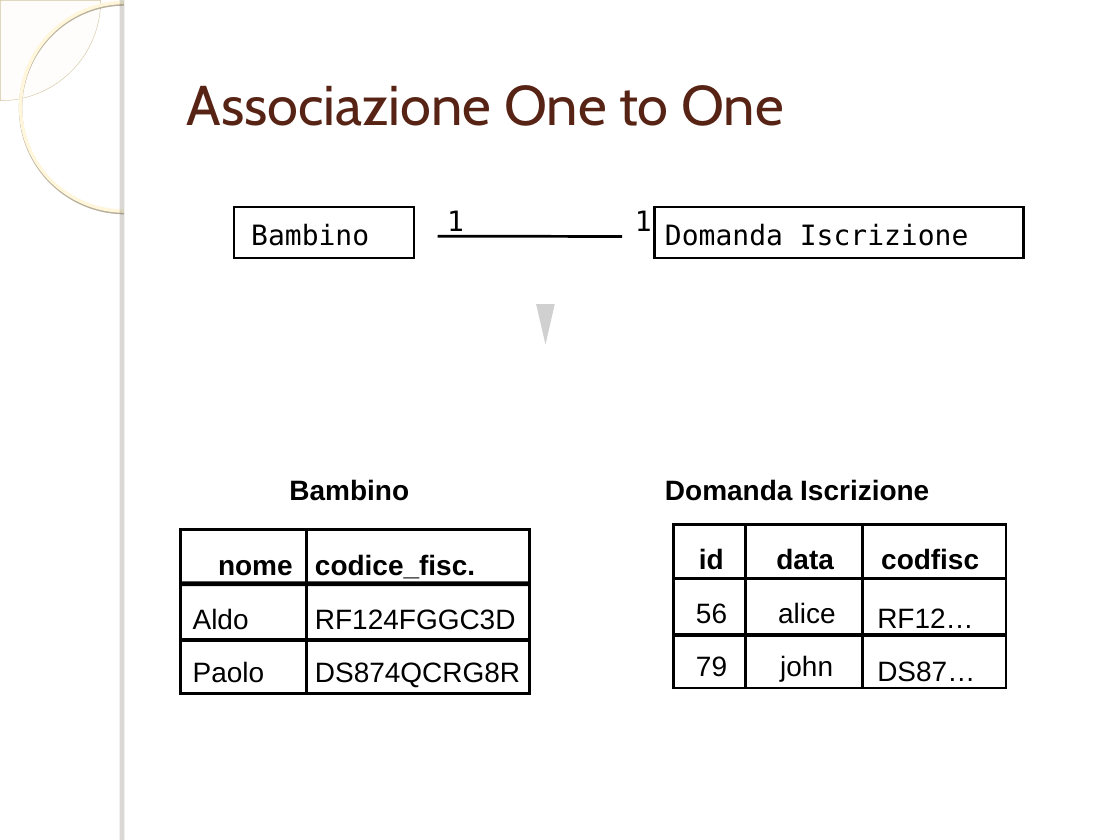
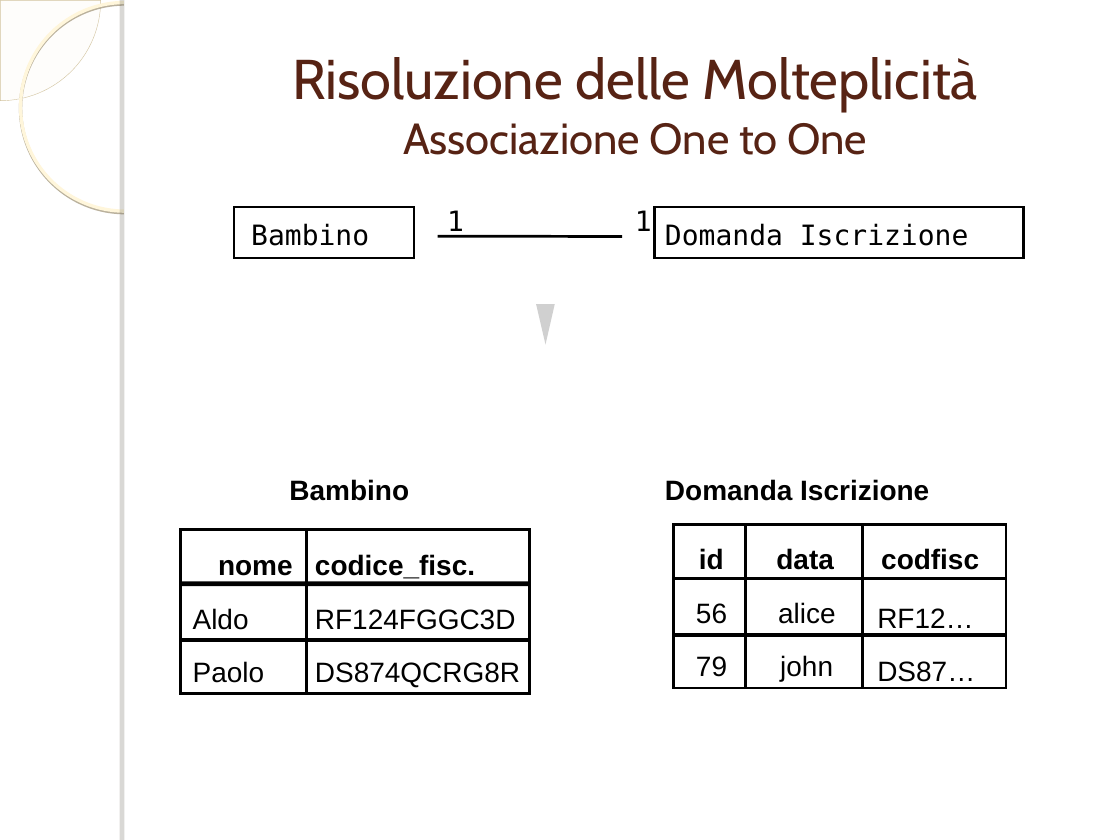
Before and after one commit to ammirate/at-silo, a slide deck: slide 12 of documenti_comuni/PresentazioneDB.ppt (slide 11 before the commit). Drawn at 1120x840 pixels with LibreOffice and Linux fonts; fonts in the diff are those of the drawing; grey boxes stand for pictures; background and template pictures are left out. Boxes give left, top, right and bottom in pixels: in the first picture for what was removed or moved away, otherwise in the second. Text is boxed around its words. In the diff, an @@ line names an element or a change of style, - is before the commit and + after.

```diff
--- a/documenti_comuni/PresentazioneDB.ppt
+++ b/documenti_comuni/PresentazioneDB.ppt
@@ title at <box>292,57,978,155</box>: text changed @@
-Associazione One to One
+Risoluzione delle Molteplicità
+Associazione One to One
```
Also in this commit, not shown: 14 other slides changed, 3 slides added, 1 slide removed.
